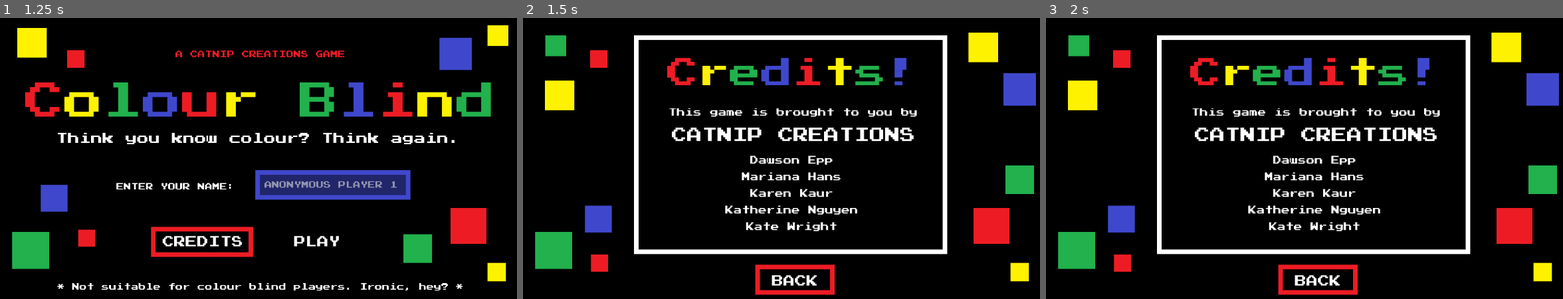
Above: before the commit, frames 1-3 (left to right).
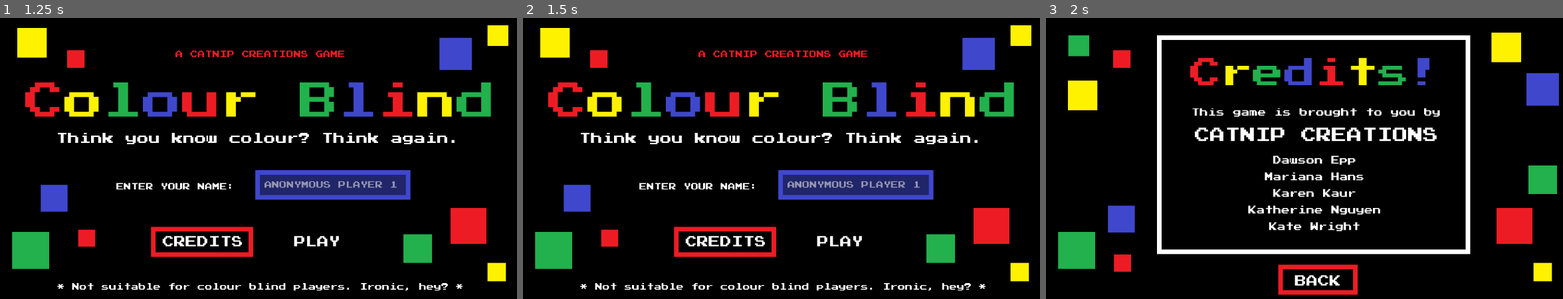
Above: after the commit, the same moments.

Repository: kwrightsk/game-jam-january-2026
Game: Godot game, scene res://Scenes/title_screen.tscn
The game is run twice, just before and just after one commit, with the same random seed, the same clock (stepped at 60 frames per second) and the same inputs.
Inputs (mouse positions are in pixels of both pictures, inside the frame that each line leads up to):
- Up to frame 1 (1.25 s): click (330, 183) at 0.52 s; type "Alex" at 0.6 s
- Up to frame 2 (1.5 s): click "CREDITS" at 1.25 s
- Up to frame 3 (2 s): no input

Frame 1 is identical in both runs. In frame 2, 25% of the frame differs, in the area x 3-100%, y 2-99%; in frame 3, nothing differs.

Commit message:
merge the sound into the credits button

Diff:
--- a/scripts/title_screen.gd
+++ b/scripts/title_screen.gd
@@ -32,5 +32,7 @@
 	hover_play_button.visible = false
 
 func _on_credits_button_pressed() -> void:
+	button_sound.play()
+	await get_tree().create_timer(0.3).timeout
 	load("res://Scenes/credits.tscn")
 	get_tree().change_scene_to_file("res://Scenes/credits.tscn")
--- a/title_screen.tscn
+++ /dev/null
@@ -1,147 +0,0 @@
-[gd_scene load_steps=4 format=3 uid="uid://cgg8f5ye25tnr"]
-
-[ext_resource type="FontFile" uid="uid://boafiido6lxpb" path="res://assets/PressStart2P.ttf" id="1_l2qgg"]
-[ext_resource type="Script" path="res://scripts/title_screen.gd" id="1_vtpvt"]
-
-[sub_resource type="StyleBoxFlat" id="StyleBoxFlat_xxx3x"]
-bg_color = Color(0.6, 0.6, 0.6, 0)
-border_width_left = 10
-border_width_top = 10
-border_width_right = 10
-border_width_bottom = 10
-border_color = Color(0.929412, 0.109804, 0.141176, 1)
-
-[node name="TitleScreen2" type="Node2D"]
-script = ExtResource("1_vtpvt")
-
-[node name="Background" type="CanvasLayer" parent="."]
-layer = -1
-
-[node name="ColorRect" type="ColorRect" parent="Background"]
-z_index = -2
-anchors_preset = 15
-anchor_right = 1.0
-anchor_bottom = 1.0
-grow_horizontal = 2
-grow_vertical = 2
-mouse_filter = 1
-color = Color(0, 0, 0, 1)
-
-[node name="UI" type="Control" parent="."]
-z_index = -1
-layout_mode = 3
-anchors_preset = 0
-offset_right = 1150.0
-offset_bottom = 647.0
-mouse_filter = 1
-
-[node name="Title" type="RichTextLabel" parent="UI"]
-texture_filter = 1
-layout_mode = 1
-anchors_preset = 8
-anchor_left = 0.5
-anchor_top = 0.5
-anchor_right = 0.5
-anchor_bottom = 0.5
-offset_left = -512.0
-offset_top = -91.5
-offset_right = 512.0
-offset_bottom = -6.5
-grow_horizontal = 2
-grow_vertical = 2
-theme_override_fonts/normal_font = ExtResource("1_l2qgg")
-theme_override_font_sizes/normal_font_size = 85
-bbcode_enabled = true
-text = "[color=#ED1C24]C[/color][color=#FFF200]o[/color][color=#22B14C]l[/color][color=#3F48CC]o[/color][color=#ED1C24]u[/color][color=#FFF200]r[/color] [color=#22B14C]B[/color][color=#3F48CC]l[/color][color=#ED1C24]i[/color][color=#FFF200]n[/color][color=#22B14C]d[/color]
-"
-
-[node name="RichTextLabel3" type="RichTextLabel" parent="UI"]
-texture_filter = 1
-layout_mode = 1
-anchors_preset = 8
-anchor_left = 0.5
-anchor_top = 0.5
-anchor_right = 0.5
-anchor_bottom = 0.5
-offset_left = -350.5
-offset_top = 20.5
-offset_right = 350.5
-offset_bottom = 49.5
-grow_horizontal = 2
-grow_vertical = 2
-theme_override_fonts/normal_font = ExtResource("1_l2qgg")
-theme_override_font_sizes/normal_font_size = 20
-text = "Think you know colour? Think again."
-
-[node name="RichTextLabel2" type="RichTextLabel" parent="UI"]
-texture_filter = 1
-layout_mode = 1
-anchors_preset = 5
-anchor_left = 0.5
-anchor_right = 0.5
-offset_left = -186.0
-offset_top = 78.0
-offset_right = 186.0
-offset_bottom = 95.0
-grow_horizontal = 2
-theme_override_fonts/normal_font = ExtResource("1_l2qgg")
-bbcode_enabled = true
-text = "[color=#ED1C24]A CATNIP CREATIONS GAME[/color]"
-
-[node name="RichTextLabel" type="RichTextLabel" parent="UI"]
-texture_filter = 1
-layout_mode = 1
-anchors_preset = 7
-anchor_left = 0.5
-anchor_top = 1.0
-anchor_right = 0.5
-anchor_bottom = 1.0
-offset_left = -442.5
-offset_top = -65.0
-offset_right = 442.5
-offset_bottom = -44.0
-grow_horizontal = 2
-grow_vertical = 0
-theme_override_fonts/normal_font = ExtResource("1_l2qgg")
-text = "* Not suitable for colour blind players. Ironic, hey? *"
-
-[node name="PlayButton" type="TextureButton" parent="."]
-offset_left = 481.0
-offset_top = 411.0
-offset_right = 652.0
-offset_bottom = 476.0
-mouse_filter = 1
-
-[node name="RichTextLabel4" type="RichTextLabel" parent="PlayButton"]
-texture_filter = 1
-layout_mode = 1
-anchors_preset = 8
-anchor_left = 0.5
-anchor_top = 0.5
-anchor_right = 0.5
-anchor_bottom = 0.5
-offset_left = -50.0
-offset_top = -12.5
-offset_right = 50.0
-offset_bottom = 12.5
-grow_horizontal = 2
-grow_vertical = 2
-theme_override_fonts/normal_font = ExtResource("1_l2qgg")
-theme_override_font_sizes/normal_font_size = 25
-text = "PLAY"
-
-[node name="Panel" type="Panel" parent="PlayButton"]
-layout_mode = 1
-anchors_preset = -1
-anchor_left = -3.412
-anchor_top = -2.669
-anchor_right = -3.412
-anchor_bottom = -2.669
-offset_left = 583.452
-offset_top = 173.485
-offset_right = 755.452
-offset_bottom = 238.485
-mouse_filter = 1
-theme_override_styles/panel = SubResource("StyleBoxFlat_xxx3x")
-
-[connection signal="pressed" from="PlayButton" to="." method="_on_play_button_pressed"]
